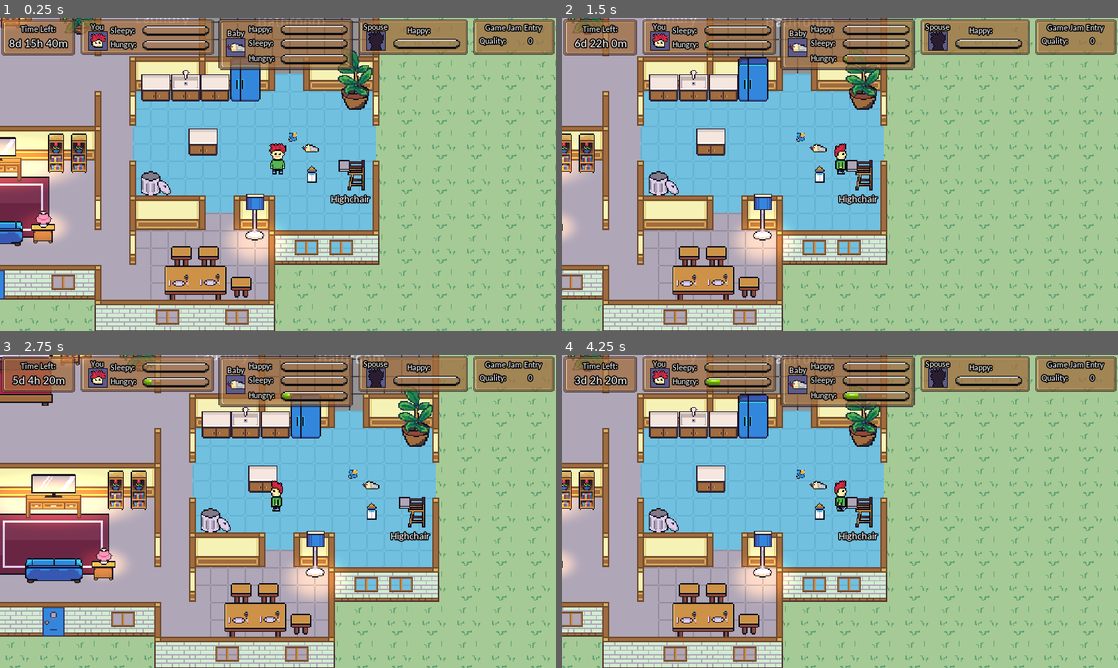
Above: before the commit, frames 1-4 (two rows, left to right).
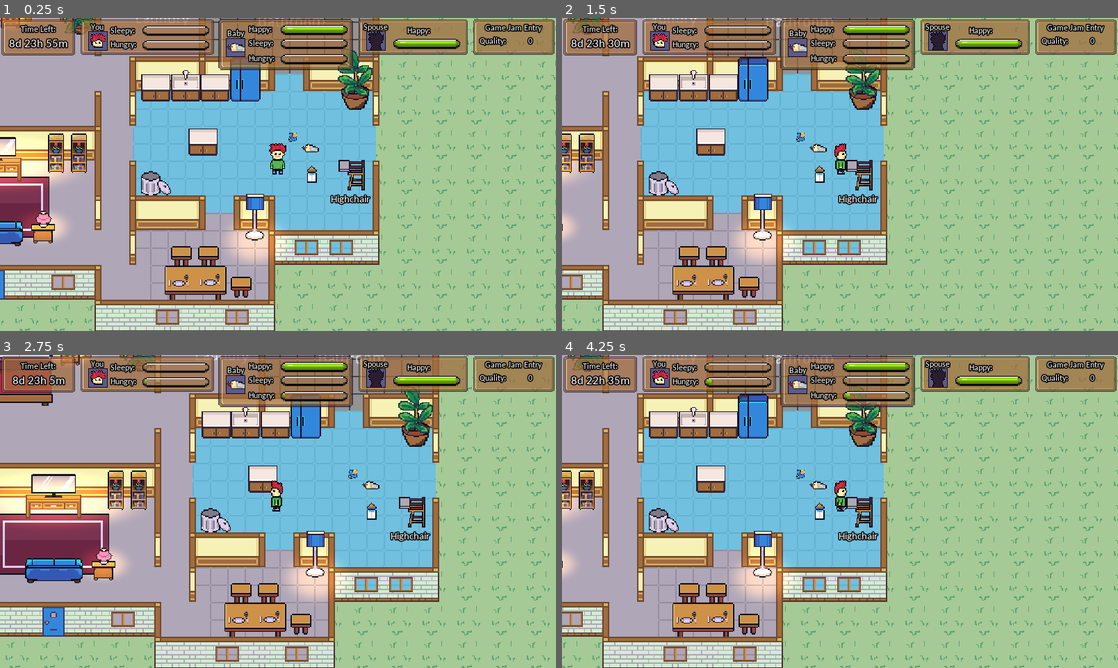
Above: after the commit, the same moments.

Repository: kevinms/godot-wild-jam-24
Game: Godot game, scene res://HouseV2.tscn
Same seed, same stepped clock (60 frames per second), same inputs: the game is played once before the commit and once after it. The engine's default icon, where the game draws it, is replaced by a stand-in: a white triangle on a blue panel in a dark square. Sound files missing from this copy of the repository are replaced by a short silence.
Inputs:
- Up to frame 1 (0.25 s): no input
- Up to frame 2 (1.5 s): tap Enter (ui_accept) at 0.5, 0.77 s; hold Right (ui_right) from 0.53 s (still down); tap Shift at 0.6 s; tap Ctrl at 0.8, 1.35 s
- Up to frame 3 (2.75 s): tap Enter (ui_accept) at 1.52 s; tap Alt at 1.55, 2.1 s; release Right (ui_right) at 2.03 s; hold Left (ui_left) from 2.03 s (still down); tap Shift at 2.3 s
- Up to frame 4 (4.25 s): release Left (ui_left) at 2.78 s; hold Right (ui_right) from 2.78 s (still down); tap Shift at 2.85 s; tap Enter (ui_accept) at 3.02, 3.77 s; tap Ctrl at 3.05, 3.6 s; tap Alt at 3.8 s; tap Escape (ui_cancel) at 4.15 s

The runs differ from the first frame. In frame 1, 0.5% of the frame differs, in the area x 4-83%, y 2-10%; in frame 2, 0.7%; in frame 3, 0.6%; in frame 4, 0.7%, in the area x 1-83%, y 2-14%.

Commit message:
Spouse and baby happiness meters are affected by things now! When they get to zero, the game doesn't do anything though... lol.

Diff:
--- a/Characters/Baby.gd
+++ b/Characters/Baby.gd
@@ -13,6 +13,9 @@
 
 func _ready():
 	set_state(State.OBSERVE)
+
+func is_happy():
+	return state != State.CRY
 
 func feed():
 	if !hungry:
@@ -99,6 +102,7 @@
 
 	match new_state:
 		State.POOP:
+			Helper.baby_pooped += 1
 			$PoopAudio.play()
 		State.CRY:
 			$CryAudio.play()
--- a/Characters/Baby.tscn
+++ b/Characters/Baby.tscn
@@ -155,7 +155,7 @@
 visible = false
 position = Vector2( -3.69894, -9.36442 )
 frames = SubResource( 8 )
-frame = 5
+frame = 1
 playing = true
 
 [node name="PoopAudio" type="AudioStreamPlayer2D" parent="."]
@@ -166,7 +166,7 @@
 position = Vector2( -4.625, -15.125 )
 rotation = -0.523759
 frames = SubResource( 15 )
-frame = 1
+frame = 3
 playing = true
 
 [node name="Snot" type="Position2D" parent="SleepEffect"]
--- a/Furniture/ComputerDesk.tscn
+++ b/Furniture/ComputerDesk.tscn
@@ -113,7 +113,6 @@
 position = Vector2( 59.6902, 14.6998 )
 z_index = 60
 frames = SubResource( 4 )
-frame = 1
 playing = true
 
 [node name="Minigame" type="Node2D" parent="."]
@@ -212,6 +211,7 @@
 [node name="AnimatedSprite" type="AnimatedSprite" parent="Minigame"]
 position = Vector2( 163.164, 8.90556 )
 frames = SubResource( 10 )
+frame = 1
 playing = true
 
 [node name="ComputerScreen" parent="Minigame" instance=ExtResource( 8 )]
--- a/Furniture/DirtyDiaper.tscn
+++ b/Furniture/DirtyDiaper.tscn
@@ -6,6 +6,7 @@
 
 [node name="DirtyDiaper" type="Area2D" groups=[
 "pickupable",
+"trash",
 ]]
 collision_layer = 2
 collision_mask = 2147483650
--- a/Furniture/EmptyBottle.tscn
+++ b/Furniture/EmptyBottle.tscn
@@ -8,6 +8,7 @@
 
 [node name="EmptyBottle" type="Area2D" groups=[
 "pickupable",
+"trash",
 ]]
 collision_layer = 2
 collision_mask = 2
--- a/Helper.gd
+++ b/Helper.gd
@@ -4,50 +4,77 @@
 var baby_name: String
 var spouse_name: String
 
-# Important game stats
+const time_scale = 1.0
+
+# Important game stats displayed by UI
 var min_remaining: int
-var player_sleepiness: float
-const player_sleepiness_per_min = 100.0 / (24.0 * 60.0) # Every 24h sim time, sleepiness will be 100%
-var player_hungriness: float
-const player_hungriness_per_min = 100.0 / (6.0 * 60.0) # Every 6h sim time, hungriness will be 100%
-var baby_happiness: float
-var baby_sleepiness: float
-const baby_sleepiness_per_min = 100.0 / (24.0 * 60.0) # Every 24h sim time, sleepiness will be 100%
-var baby_hungriness: float
-const baby_hungriness_per_min = 100.0 / (6.0 * 60.0) # Every 6h sim time, hungriness will be 100%
-var spouse_happiness: float
+var player_sleepiness: float setget set_player_sleepiness
+const player_sleepiness_per_min = 100.0 / (24.0 * 60.0) * time_scale # Every 24h sim time, sleepiness will be 100%
+var player_hungriness: float setget set_player_hungriness
+const player_hungriness_per_min = 100.0 / (12.0 * 60.0) * time_scale # Every 12h sim time, hungriness will be 100%
+var baby_happiness: float setget set_baby_happiness
+var baby_sleepiness: float setget set_baby_sleepiness
+const baby_sleepiness_per_min = 100.0 / (24.0 * 60.0) * time_scale # Every 24h sim time, sleepiness will be 100%
+var baby_hungriness: float setget set_baby_hungriness
+const baby_hungriness_per_min = 100.0 / (12.0 * 60.0) * time_scale # Every 12h sim time, hungriness will be 100%
+var spouse_happiness: float setget set_spouse_happiness
+const spouse_trash_hatred_per_item_per_min = 100.0 / (24.0 * 60.0) * time_scale # Every 24h sim time, sleepiness will be 100%
+const spouse_crying_hatred_per_min = 100.0 / (24.0 * 60.0) * time_scale # Every 24h sim time, sleepiness will be 100%
+const baby_crying_hatred_per_min = 100.0 / (24.0 * 60.0) * time_scale # Every 24h sim time, sleepiness will be 100%
 var game_quality: float
+var trash_generated: float
+var trash_disposed: int
+
+func set_player_sleepiness(value):
+	player_sleepiness = clamp(value, 0.0, 100.0)
+func set_player_hungriness(value):
+	player_hungriness = clamp(value, 0.0, 100.0)
+func set_baby_happiness(value):
+	baby_happiness = clamp(value, 0.0, 100.0)
+func set_baby_sleepiness(value):
+	baby_sleepiness = clamp(value, 0.0, 100.0)
+func set_baby_hungriness(value):
+	baby_hungriness = clamp(value, 0.0, 100.0)
+func set_spouse_happiness(value):
+	spouse_happiness = clamp(value, 0.0, 100.0)
+
+# Indirectly important stats (other stats are adjusted based on these)
+
 
 # Fun statistics
-var characters_types: int
-var typing_error_rate: int
-var trash_disposed: int
+var computer_letters_typed: int
+var computer_keys_pressed: int
 var baby_pooped: int
 var baby_diapers_changed: int
 var baby_bottles_used: int
-var pizza_eaten: int
+var pizza_eaten: int #TODO: can't eat pizza currently :(
 
 func reset():
 	min_remaining = 9 * (24*60)
 	player_sleepiness = 0
 	player_hungriness = 0
-	baby_happiness = 0
+	baby_happiness = 100.0
 	baby_sleepiness = 0
 	baby_hungriness = 0
-	spouse_happiness = 0
+	spouse_happiness = 100.0
 	game_quality = 0
 
-	characters_types = 0
-	typing_error_rate = 0
-	trash_disposed = 0
+	computer_letters_typed = 0
+	computer_keys_pressed = 0
 	baby_pooped = 0
 	baby_diapers_changed = 0
 	baby_bottles_used = 0
 	pizza_eaten = 0
+	trash_generated = 0
+	trash_disposed = 0
 
 func get_player():
-	for player in get_tree().get_nodes_in_group("player"):
-		return player
+	for node in get_tree().get_nodes_in_group("player"):
+		return node
+
+func get_baby():
+	for node in get_tree().get_nodes_in_group("baby"):
+		return node
 
 func rand_vector(radius: float) -> Vector2:
 	var x = rand_range(-radius, radius)
--- a/Interactions/ComputerDesk.gd
+++ b/Interactions/ComputerDesk.gd
@@ -7,13 +7,23 @@
 onready var minigame = $Minigame
 var minigame_active = false
 
+var ignoreInput = {
+	KEY_ESCAPE: 1,
+	KEY_SHIFT: 1,
+	KEY_CONTROL: 1,
+	KEY_META: 1,
+	KEY_ALT: 1,
+	KEY_CAPSLOCK: 1
+}
+
 func _input(event):
 	if !minigame_active:
 		return
 
 	if event is InputEventKey and event.pressed:
-		quality += 1
-		$Minigame/GameQualityValue.text = str(quality)
+		if !ignoreInput.has(event.scancode):
+			Helper.computer_keys_pressed += 1
+		$Minigame/GameQualityValue.text = str(Helper.game_quality)
 
 		# Update the computer screen
 		var letter = char(event.unicode)
--- a/Interactions/ComputerScreen.gd
+++ b/Interactions/ComputerScreen.gd
@@ -69,6 +69,10 @@
 	if c.text != letter:
 		return
 
+	# They typed the correct character!
+	Helper.game_quality += 5
+	Helper.computer_letters_typed += 1
+
 	c.color = Color(0,1,0)
 
 	# Find next typeable character!
--- a/Interactions/DiaperChangingStation.gd
+++ b/Interactions/DiaperChangingStation.gd
@@ -33,7 +33,7 @@
 	return false
 
 func diaper_changed():
-	if !has_baby():
+	if !has_baby() || !stored_item.poopy:
 		return
 
 	stored_item.diaper_change()
@@ -43,6 +43,9 @@
 	var world = player.get_parent()
 	world.add_child(trash)
 	trash.global_position = $TrashPosition.global_position + Helper.rand_vector(10)
+	Helper.trash_generated += 1
+
+	Helper.baby_diapers_changed += 1
 
 func start_minigame():
 	if !has_baby():
--- a/Interactions/Highchair.gd
+++ b/Interactions/Highchair.gd
@@ -21,7 +21,8 @@
 	print("Player won yay")
 	player_won = true
 
-	#TODO Update global stats
+	# Update global stats
+	Helper.baby_bottles_used += 1
 
 	# Remove food item
 	if food:
@@ -33,6 +34,7 @@
 	var world = player.get_parent()
 	world.add_child(trash)
 	trash.global_position = $TrashPosition.global_position  + Helper.rand_vector(10)
+	Helper.trash_generated += 1
 
 func store_item(object) -> bool:
 	if object == null:
--- a/Interactions/TrashCan.gd
+++ b/Interactions/TrashCan.gd
@@ -1,11 +1,11 @@
 extends StaticBody2D
 
-var items_disposed = 0
 var minigame_active = false
 
 var stored_item = null
 var item_layer_save = 0
 var item_mask_save = 0
+var item_was_trash = false
 var item_removable = false
 
 onready var player = Helper.get_player()
@@ -20,8 +20,8 @@
 # Every trash can will receive the event?!
 func _on_Minigame_player_won():
 	print("Player won yay")
-	items_disposed += 1
-	$Minigame/GameQualityValue.text = str(items_disposed)
+	Helper.trash_disposed += 1
+	$Minigame/GameQualityValue.text = str(Helper.trash_disposed)
 	player_won = true
 	item_removable = false
 
@@ -33,6 +33,9 @@
 		if !has_baby():
 			stored_item.queue_free()
 
+	if object.is_in_group("trash"):
+		item_was_trash = true
+		object.remove_from_group("trash")
 	item_layer_save = object.collision_layer
 	item_mask_save = object.collision_mask
 	object.collision_layer = 0
@@ -54,6 +57,8 @@
 	stored_item = null
 	item.collision_layer = item_layer_save
 	item.collision_mask = item_mask_save
+	if item_was_trash:
+		item.add_to_group("trash")
 	return item
 
 func has_baby() -> bool:
--- a/UI/BabyPanel.gd
+++ b/UI/BabyPanel.gd
@@ -1,4 +1,6 @@
 extends Node2D
+
+onready var baby = Helper.get_baby()
 
 func _process(delta):
 	$HappyGuage.value = Helper.baby_happiness
@@ -7,11 +9,10 @@
 
 # Called every simulation minute
 func _on_Timer_timeout():
-	Helper.baby_sleepiness = min(
-		Helper.baby_sleepiness + Helper.baby_sleepiness_per_min,
-		100.0
-	)
-	Helper.baby_hungriness = min(
-		Helper.baby_hungriness + Helper.baby_hungriness_per_min,
-		100.0
-	)
+	Helper.baby_sleepiness += Helper.baby_sleepiness_per_min
+	Helper.baby_hungriness += Helper.baby_hungriness_per_min
+
+	if baby.is_happy():
+		Helper.baby_happiness += Helper.baby_crying_hatred_per_min *2.0
+	else:
+		Helper.baby_happiness -= Helper.baby_crying_hatred_per_min
--- a/UI/SpousePanel.gd
+++ b/UI/SpousePanel.gd
@@ -1,4 +1,21 @@
 extends Node2D
+
+onready var baby = Helper.get_baby()
 
 func _process(delta):
 	$HappyGuage.value = Helper.spouse_happiness
+
+func _on_Timer_timeout():
+	# Check for trash
+	var count = get_tree().get_nodes_in_group("trash").size()
+	if count > 0:
+		# This makes your spouse upset.
+		Helper.spouse_happiness -= Helper.spouse_trash_hatred_per_item_per_min * min(count, 2)
+
+	# Check baby's state.
+	if !baby.is_happy():
+		Helper.spouse_happiness -= Helper.spouse_crying_hatred_per_min
+
+	if count <= 0 and baby.is_happy():
+		# This makes your spouse happy.
+		Helper.spouse_happiness += Helper.spouse_trash_hatred_per_item_per_min * 2.0
--- a/UI/StatsPanel.tscn
+++ b/UI/StatsPanel.tscn
@@ -366,6 +366,7 @@
 __meta__ = {
 "_edit_use_anchors_": false
 }
+[connection signal="timeout" from="TimePanel/Timer" to="SpousePanel" method="_on_Timer_timeout"]
 [connection signal="timeout" from="TimePanel/Timer" to="TimePanel" method="_on_Timer_timeout"]
 [connection signal="timeout" from="TimePanel/Timer" to="YourPanel" method="_on_Timer_timeout"]
 [connection signal="timeout" from="TimePanel/Timer" to="BabyPanel" method="_on_Timer_timeout"]
--- a/UI/TimePanel.gd
+++ b/UI/TimePanel.gd
@@ -2,14 +2,14 @@
 
 func _ready():
 	# Every tick one minute passes in game.
-	var ticks_per_sec = 1.0 / $Timer.wait_time
+	var ticks_per_sec = 1.0 / $Timer.wait_time * Helper.time_scale
 	var total_sim_minutes = (9*24*60)
 
 	var estimated_real_minutes = total_sim_minutes / ticks_per_sec / 60
 	print("Estimated game play length: %s min" % estimated_real_minutes)
 
 func _on_Timer_timeout():
-	Helper.min_remaining -= 1 * 100
+	Helper.min_remaining -= 1 * Helper.time_scale
 
 	var d = Helper.min_remaining / (24*60)
 	var h = Helper.min_remaining / 60 % 24
--- a/UI/YourPanel.gd
+++ b/UI/YourPanel.gd
@@ -6,11 +6,5 @@
 
 # Called every simulation minute
 func _on_Timer_timeout():
-	Helper.player_sleepiness = min(
-		Helper.player_sleepiness + Helper.player_sleepiness_per_min,
-		100.0
-	)
-	Helper.player_hungriness = min(
-		Helper.player_hungriness + Helper.player_hungriness_per_min,
-		100.0
-	)
+	Helper.player_sleepiness += Helper.player_sleepiness_per_min
+	Helper.player_hungriness += Helper.player_hungriness_per_min
